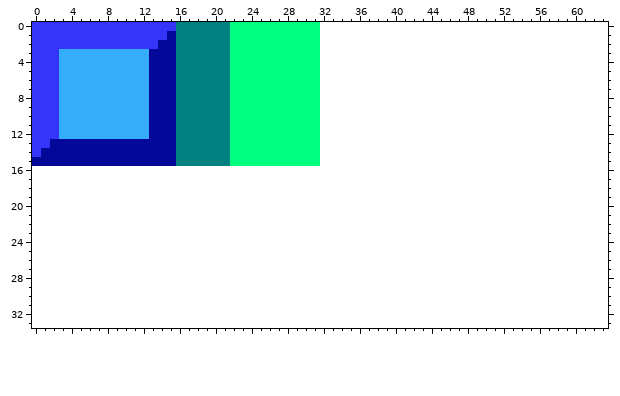
Two states of a pixel-art sprite, activeknowledge/res/img/mapsheet.png. Above, as it was before the edit.
The file is 32x16 pixels. Shown: x 0..63, y 0..33. The old version is drawn lined up with the new one, on the new canvas.
The result:
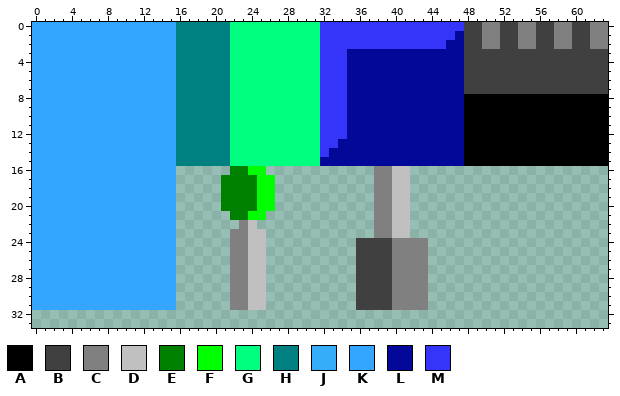
Palette (. is transparent): A #000000  B #404040  C #808080  D #c0c0c0  E #008000  F #00ff00  G #00ff80  H #008080  J #35adf9  K #34a6ff  L #040898  M #3535f9
The edit:
canvas 32x16 -> 64x64
There is now colour A in rows 8 to 15 at x 48 to 63.
There is now colour B in rows 0 to 2 at x 48 to 49, 52 to 53, 56 to 57 and 60 to 61; in rows 3 to 7 at x 48 to 63; in rows 24 to 31 at x 36 to 39.
There is now colour C in rows 0 to 2 at x 50 to 51, 54 to 55, 58 to 59 and 62 to 63; in rows 16 to 21 at x 38 to 39; in row 22 at x 23 and 38 to 39; in row 23 at x 22 to 23 and 38 to 39; in rows 24 to 31 at x 22 to 23 and 40 to 43.
There is now colour D in rows 16 to 21 at x 40 to 41; in row 22 at x 24 and 40 to 41; in row 23 at x 24 to 25 and 40 to 41; in rows 24 to 31 at x 24 to 25.
There is now colour E in row 16 at x 22 to 23; in rows 17 to 20 at x 21 to 24; in row 21 at x 22 to 23.
There is now colour F in row 16 at x 24 to 25; in rows 17 to 20 at x 25 to 26; in row 21 at x 24 to 25.
There is now colour K in rows 16 to 31 at x 0 to 15.
The edit turns colour J into colour K in rows 3 to 12 at x 3 to 12.
The edit turns colour L into colour K in row 1 at x 15; in row 2 at x 14 to 15; in rows 3 to 12 at x 13 to 15; in row 13 at x 2 to 15; in row 14 at x 1 to 15; in row 15 at x 0 to 15.
The edit turns colour M into colour K in row 0 at x 0 to 15; in row 1 at x 0 to 14; in row 2 at x 0 to 13; in rows 3 to 12 at x 0 to 2; in row 13 at x 0 to 1; in row 14 at x 0.
There is now colour L in row 1 at x 47; in row 2 at x 46 to 47; in rows 3 to 12 at x 35 to 47; in row 13 at x 34 to 47; in row 14 at x 33 to 47; in row 15 at x 32 to 47.
There is now colour M in row 0 at x 32 to 47; in row 1 at x 32 to 46; in row 2 at x 32 to 45; in rows 3 to 12 at x 32 to 34; in row 13 at x 32 to 33; in row 14 at x 32.
Where, in picture pixels (left, top, right, bottom), the same in both pictures:
changed: (32, 22, 176, 310)
added: (320, 22, 608, 310)
added: (221, 166, 275, 310)
